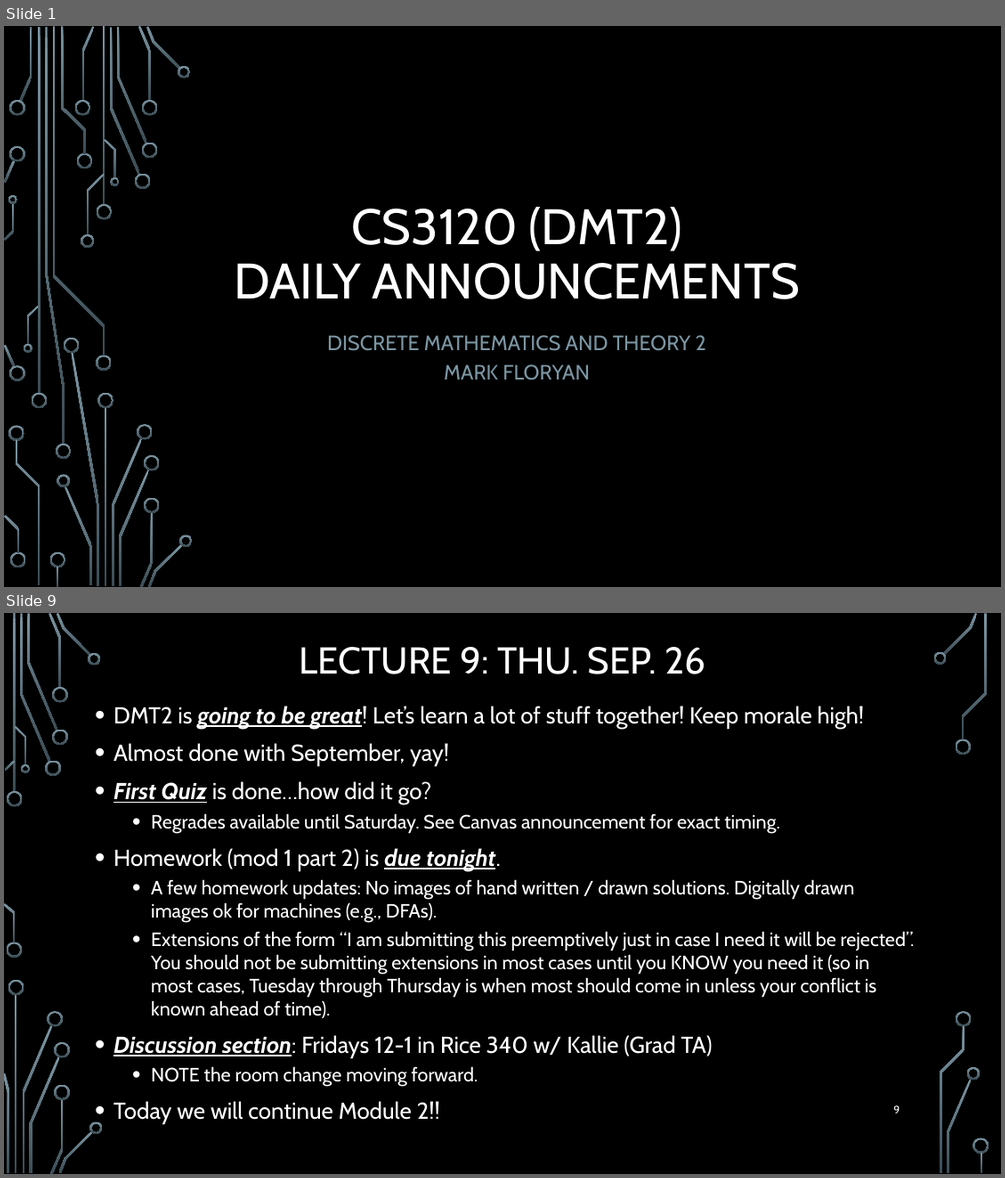
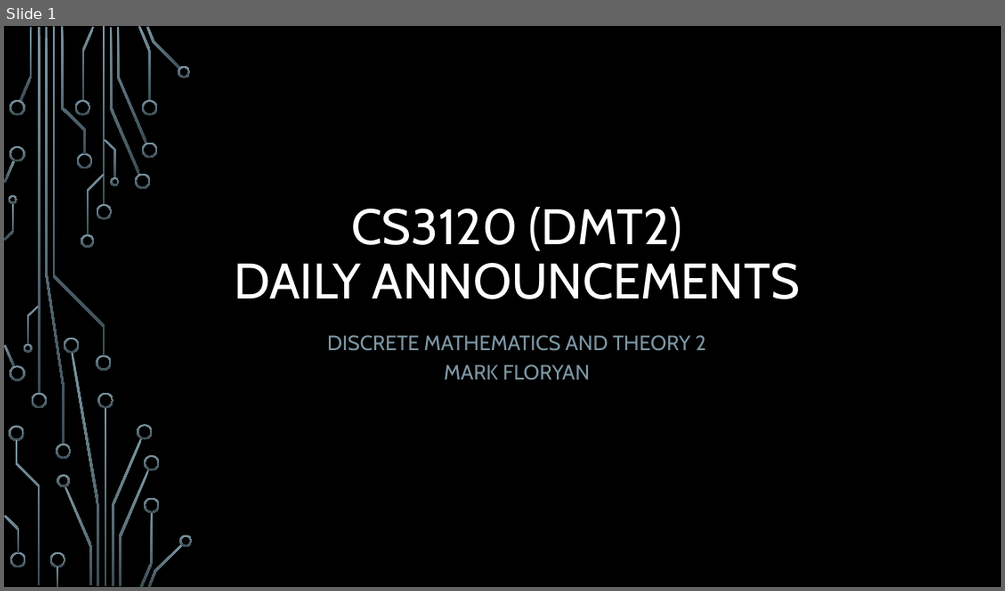
Before and after one commit to markfloryan/dmt2, a slide deck: slides/00-DailyAnnouncements.pptx. Shown one above the other, each under a label of ours: slides 1 and 9 before the commit, slide 1 after it; the slides between them are not shown. The pictures are 1005x1178 and 1005x591 pixels, drawn with LibreOffice and Linux fonts; fonts in the diff are those of the drawing; background and template pictures are left out. Boxes give left, top, right and bottom in pixels: in the first picture for what was removed or moved away, otherwise in the second. Text is boxed around its words. In the diff, an @@ line names an element or a change of style, - is before the commit and + after.

```diff
--- a/slides/00-DailyAnnouncements.pptx
+++ b/slides/00-DailyAnnouncements.pptx
@@ slide 9 removed at bbox=[4, 613, 1001, 1174], background picture (left out) @@
@@ title removed at bbox=[299, 647, 705, 674] @@
-LECTURE 9: THU. SEP. 26
@@ text removed at bbox=[113, 706, 914, 1124] @@
-• DMT2 is going to be great! Let’s learn a lot of stuff together! Keep morale high!
-• Almost done with September, yay!
-• First Quiz is done…how did it go?
-  • Regrades available until Saturday. See Canvas announcement for exact timing.
-• Homework (mod 1 part 2) is due tonight.
-  • A few homework updates: No images of hand written / drawn solutions. Digitally drawn images ok for machines (e.g., DFAs).
-  • Extensions of the form “I am submitting this preemptively just in case I need it will be rejected”. You should not be submitting extensions in most cases until you KNOW you need it (so in most cases, Tuesday through Thursday is when most should come in unless your conflict is known ahead of time).
-• Discussion section: Fridays 12-1 in Rice 340 w/ Kallie (Grad TA)
-  • NOTE the room change moving forward.
-• Today we will continue Module 2!!
@@ page number removed at bbox=[893, 1105, 899, 1113] @@
-9
@@ group removed at bbox=[4, 613, 989, 1174]: 33 freeform shapes, 3 rectangles @@
```
Also in this commit, not shown: 1 slide changed, 19 other slides removed, 8 other files.
